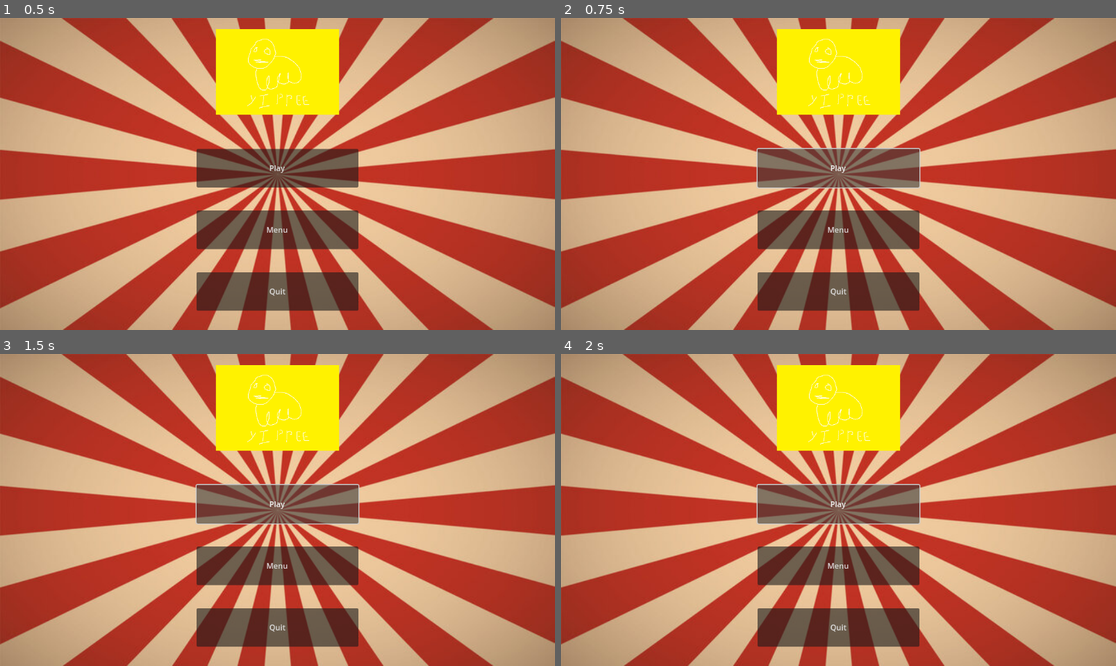
Above: before the commit, frames 1-4 (two rows, left to right).
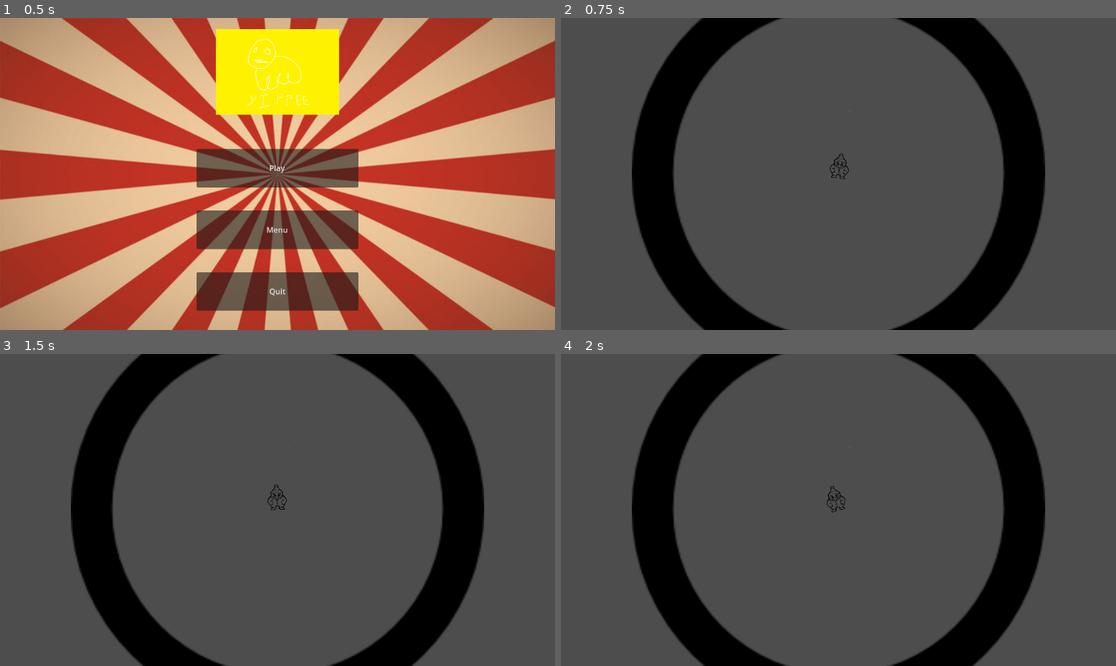
Above: after the commit, the same moments.

Repository: Belphonz/GlobalGameJam2024
Game: Godot game, scene res://scenes/Menu.tscn
Two runs of this game, one before a commit and one after it. Both use one fixed random seed, a clock stepped at 60 frames per second and the inputs below.
Inputs (mouse positions are in pixels of both pictures, inside the frame that each line leads up to):
- Up to frame 1 (0.5 s): no input
- Up to frame 2 (0.75 s): click "Play" at 0.5 s
- Up to frame 3 (1.5 s): click (277, 503) at 1.25 s, where only the run before the commit has a clickable "Play"
- Up to frame 4 (2 s): no input

Frame 1 is identical in both runs. In frame 2, 100% of the frame differs, in the area x 0-100%, y 0-100%; in frame 3, 100%; in frame 4, 100%.

Commit message:
Bullets Work
- Bullets destroy themselves on Entities
- Bullets pass through other bullets
- Bullets Bounce on walls

Diff:
--- a/elements/bullets/bullet.tscn
+++ b/elements/bullets/bullet.tscn
@@ -1,11 +1,9 @@
-[gd_scene load_steps=5 format=3 uid="uid://5r5oq3pr8bb7"]
+[gd_scene load_steps=4 format=3 uid="uid://5r5oq3pr8bb7"]
 
 [ext_resource type="Script" path="res://scripts/bullets/bullet.gd" id="1_smo80"]
 [ext_resource type="Texture2D" uid="uid://3j7whj1v2r3q" path="res://assets/gfx/Hollow_CircleTEMP.png" id="2_hk06q"]
 
 [sub_resource type="CircleShape2D" id="CircleShape2D_xq4ye"]
-
-[sub_resource type="CircleShape2D" id="CircleShape2D_2j5j6"]
 
 [node name="Bullet" type="CharacterBody2D"]
 position = Vector2(205, 180)
@@ -20,10 +18,3 @@
 scale = Vector2(4.36496, 4.36496)
 shape = SubResource("CircleShape2D_xq4ye")
 one_way_collision_margin = 3.5
-
-[node name="Area2D" type="Area2D" parent="."]
-scale = Vector2(18.944, 18.944)
-
-[node name="CollisionShape2D" type="CollisionShape2D" parent="Area2D"]
-scale = Vector2(0.262253, 0.262253)
-shape = SubResource("CircleShape2D_2j5j6")
--- a/scenes/MainScene.tscn
+++ b/scenes/MainScene.tscn
@@ -1,8 +1,7 @@
-[gd_scene load_steps=4 format=3 uid="uid://6ubdys2mshhp"]
+[gd_scene load_steps=3 format=3 uid="uid://6ubdys2mshhp"]
 
 [ext_resource type="PackedScene" uid="uid://shkw5ab00lsl" path="res://scenes/Stage.tscn" id="1_eong5"]
 [ext_resource type="PackedScene" uid="uid://dqwi7ki8bncgk" path="res://elements/player.tscn" id="2_rnxx0"]
-[ext_resource type="PackedScene" uid="uid://b1ma2y6clm8hm" path="res://elements/enemies/enemyManager.tscn" id="3_i7k7l"]
 
 [node name="Main" type="Node2D"]
 
@@ -11,6 +10,4 @@
 DEGREES = 20
 BOUNCEHEIGHT = 2.0
 
-[node name="EnemyManager" parent="." instance=ExtResource("3_i7k7l")]
-
 [node name="Stage" parent="." instance=ExtResource("1_eong5")]
--- a/scenes/Menu.tscn
+++ b/scenes/Menu.tscn
@@ -1,6 +1,6 @@
 [gd_scene load_steps=5 format=3 uid="uid://bc7ka0053noyb"]
 
-[ext_resource type="Script" path="res://Menu.gd" id="1_w72gw"]
+[ext_resource type="Script" path="res://scripts/Menu.gd" id="1_w72gw"]
 [ext_resource type="Texture2D" uid="uid://5b715nokfi38" path="res://assets/gfx/BGMenuTEMP.jpg" id="2_mra1w"]
 [ext_resource type="Texture2D" uid="uid://c0la3jc5omihc" path="res://assets/gfx/TitleLogoTEMP.png" id="3_hvxcm"]
 [ext_resource type="AudioStream" uid="uid://c3tijyvbg4uo4" path="res://assets/sfx/Main_Menu_Theme.wav" id="4_put7u"]
--- a/scripts/bullets/bullet.gd
+++ b/scripts/bullets/bullet.gd
@@ -3,16 +3,30 @@
 var speed : float = 200
 var maxBounceCount : int = 10
 var bounceCount : int = 0
+var isPlayerBullet : bool
 var direction
+var allEntities = ["ClownAK47", "Player"]
 
 func _ready():
 	velocity = direction * speed
 
-func _physics_process(delta):
+func basicbounce(delta):
 	var collision_info = move_and_collide(velocity * delta)
 	if collision_info:
-		bounceCount += 1
-		print(bounceCount)
-		velocity = velocity.bounce(collision_info.get_normal())
+		if isPlayerBullet :
+			if collision_info.get_collider().name in allEntities:
+				queue_free()
+		else:
+			if collision_info.get_collider().name == "Player":
+				queue_free()
+		if not "Bullet" in collision_info.get_collider().name :
+			bounceCount += 1
+			velocity = velocity.bounce(collision_info.get_normal())
+		else:
+			global_position += velocity * delta
 	if bounceCount == maxBounceCount:
 		queue_free()
+
+
+func _physics_process(delta):
+	basicbounce(delta)
--- a/scripts/player/CharacterController.gd
+++ b/scripts/player/CharacterController.gd
@@ -8,6 +8,7 @@
 @export var FIRE_RATE:float = 1
 var CURRENT_FIRE_RATE = 0
 var move_direction
+var bulletID = 0
 @export var BOUNCEPOWER = 1.5
 @export var DEGREES = 15
 @export var BOUNCEHEIGHT = 1.5
@@ -25,11 +26,16 @@
 	var facingdirection = (get_global_mouse_position() - global_position).normalized()
 	shootPoint.rotation = facingdirection.angle()
 	if Input.is_action_pressed("shoot") and CURRENT_FIRE_RATE > FIRE_RATE:
+
 		var bulletInstance:CharacterBody2D = preload("res://elements/bullets/bullet.tscn").instantiate()
 		bulletInstance.speed = BULLET_SPEED
 		bulletInstance.direction = facingdirection
+		bulletInstance.isPlayerBullet = true
 
 		bulletInstance.maxBounceCount = BULLET_BOUNCE_COUNT
+
+		bulletID += 1
+		bulletInstance.name = "Bullet " + str(bulletID)
 
 		bulletInstance.global_position = shootPoint.global_position + (facingdirection * 50)
 		get_parent().add_child(bulletInstance)
Not shown: 1 places in elements/player.tscn that only renumber resources
